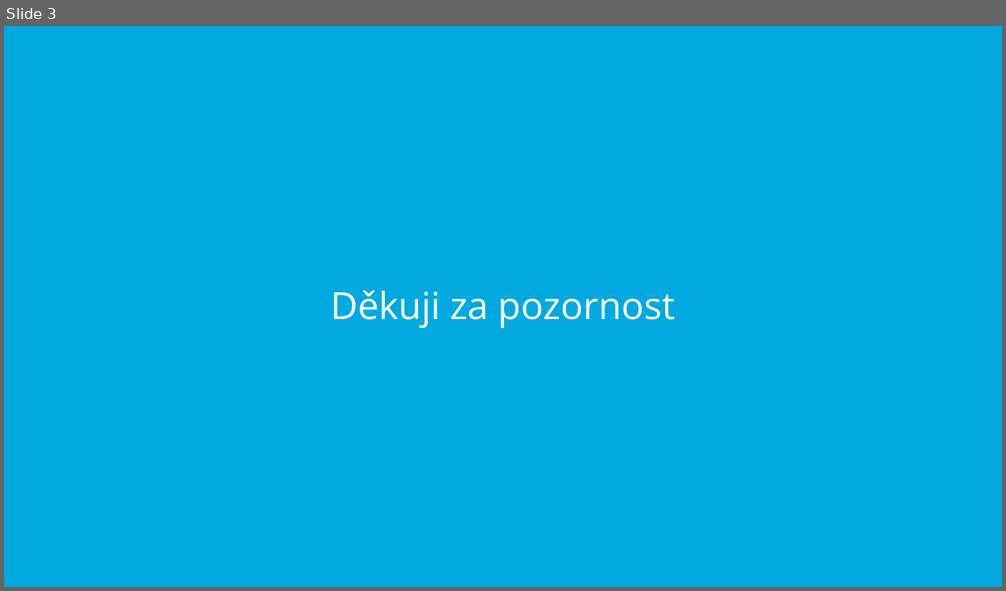
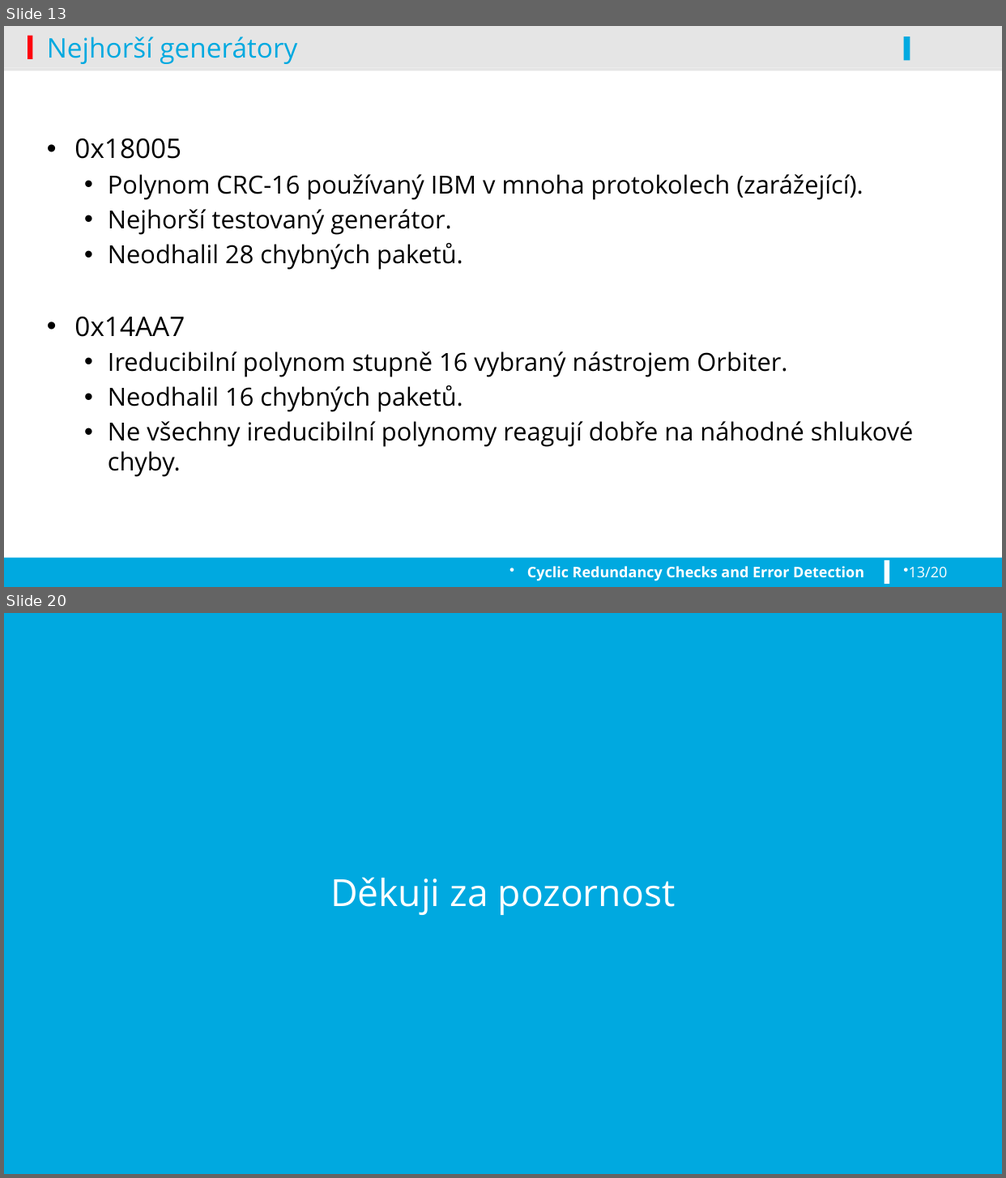
Before and after one commit to koniksedy/VUT-FIT, a slide deck: SPP-prezentace.pptx. Shown one above the other, each under a label of ours: slide 3 before the commit, slides 13 and 20 after it; the slides between them are not shown. The pictures are 1006x591 and 1006x1178 pixels, drawn with LibreOffice and Linux fonts; fonts in the diff are those of the drawing; background and template pictures are left out. Boxes give left, top, right and bottom in pixels: in the first picture for what was removed or moved away, otherwise in the second. Text is boxed around its words. In the diff, an @@ line names an element or a change of style, - is before the commit and + after.

```diff
--- a/SPP-prezentace.pptx
+++ b/SPP-prezentace.pptx
@@ slide 13 added at box(4, 26, 1002, 587), background #FFFFFF @@
@@ rectangle added at box(4, 26, 1002, 68), fill #000000 at 10% opacity @@
@@ rectangle added at box(27, 36, 32, 60), fill #FE000C @@
@@ title added at box(47, 37, 297, 64), 26 pt, text #00A9E0 @@
+Nejhorší generátory
@@ rectangle added at box(904, 37, 910, 61), fill #00A9E0 @@
@@ rectangle added at box(4, 68, 1002, 71), fill #000000 at 10% opacity @@
@@ text added at box(74, 138, 913, 477), 24 pt, text #000000 @@
+• 0x18005
+  • Polynom CRC-16 používaný IBM v mnoha protokolech (zarážející).
+  • Nejhorší testovaný generátor.
+  • Neodhalil 28 chybných paketů.
+• 0x14AA7
+  • Ireducibilní polynom stupně 16 vybraný nástrojem Orbiter.
+  • Neodhalil 16 chybných paketů.
+  • Ne všechny ireducibilní polynomy reagují dobře na náhodné shlukové chyby.
@@ rectangle added at box(4, 558, 1002, 587), fill #00A9E0 @@
@@ text added at box(527, 566, 864, 582), 14 pt, text #FFFFFF, bold @@
+Cyclic Redundancy Checks and Error Detection
@@ rectangle added at box(884, 561, 889, 584), fill #FFFFFF @@
@@ page number added at box(909, 567, 948, 578), 14 pt, text #FFFFFF @@
+13/20
@@ what was slide 3 is now slide 20 @@
```
Also in this commit, not shown: 1 slide changed, 17 other slides added, 1 slide removed, 1 other file.
